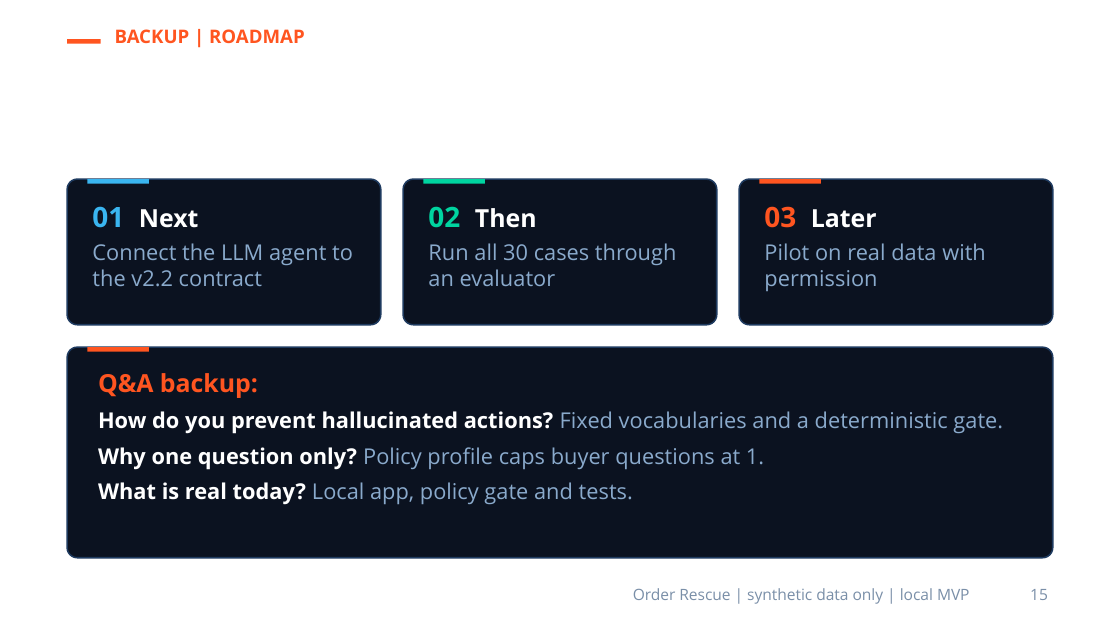
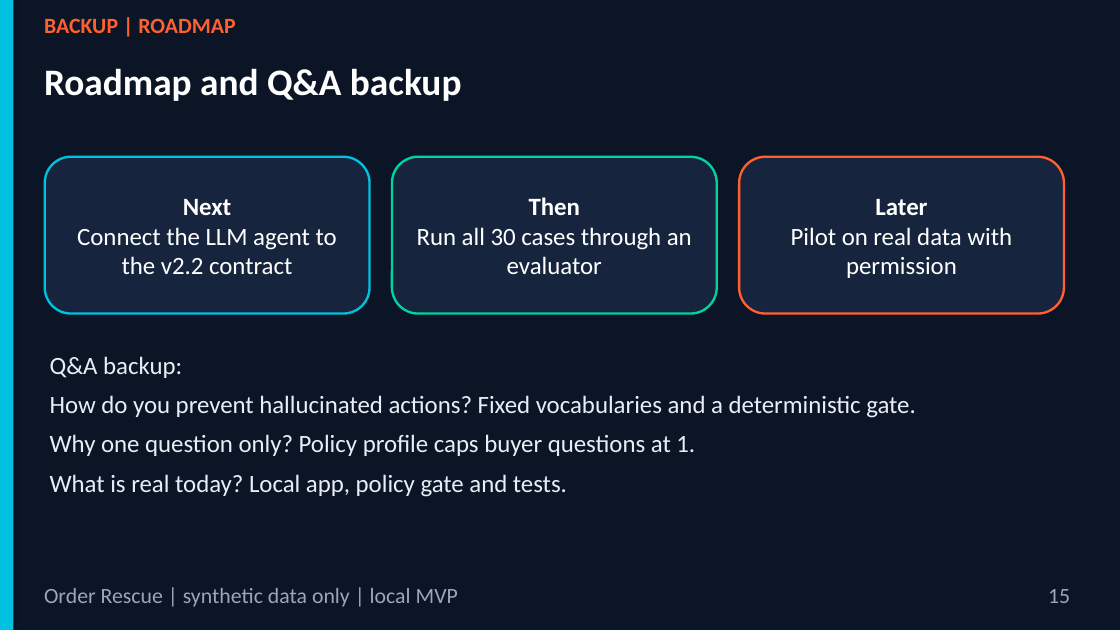
Before and after one commit to PhucNg2k/OrderResuce-Agent-Skill, a slide deck: slide 15 of docs/slides/Order_Rescue_Pitch_Deck.pptx. Drawn at 1120x630 pixels with LibreOffice and Linux fonts; fonts in the diff are those of the drawing; background and template pictures are left out. Boxes give left, top, right and bottom in pixels: in the first picture for what was removed or moved away, otherwise in the second. Text is boxed around its words. In the diff, an @@ line names an element or a change of style, - is before the commit and + after.

```diff
--- a/docs/slides/Order_Rescue_Pitch_Deck.pptx
+++ b/docs/slides/Order_Rescue_Pitch_Deck.pptx
@@ background picture (left out) to #0B1526 @@
@@ rectangle added at [0,0,13,629], fill #00C2E0 @@
@@ text "BACKUP | ROADMAP": place and size @@
-text "BACKUP | ROADMAP" at [115,29,305,43]
+text "BACKUP | ROADMAP" at [44,18,235,33]
@@ text "BACKUP | ROADMAP" at [44,18,235,33]: size 12 to 14 pt, font Open Sans to Calibri, text colour #FF5520 to #FF6030; more space between paragraphs @@
@@ text "Roadmap and Q&A backup": place and size @@
-text "Roadmap and Q&A backup" at [67,56,1008,166]
+text "Roadmap and Q&A backup" at [44,68,462,101]
@@ text "Roadmap and Q&A backup" at [44,68,462,101]: size 26 to 24 pt, font Open Sans to Calibri; more space between paragraphs @@
@@ rectangle removed at [67,39,101,44] @@
@@ rounded rectangle "Next": place and size @@
-rounded rectangle "Next" at [67,179,381,325]
+rounded rectangle "Next" at [45,157,370,314]
@@ rounded rectangle "Next" at [45,157,370,314]: vertical alignment top to middle; fill #0B1220 to #16253D; outline #1E3A5F 1 pt to #00C2E0 1.5 pt; proportions changed @@
@@ rectangle removed at [87,179,149,184] @@
@@ rounded rectangle "Then": place and size @@
-rounded rectangle "Then" at [403,179,717,325]
+rounded rectangle "Then" at [392,157,717,314]
@@ rounded rectangle "Then" at [392,157,717,314]: vertical alignment top to middle; fill #0B1220 to #16253D; outline #1E3A5F 1 pt to #00D4A0 1.5 pt; proportions changed @@
@@ rectangle removed at [423,179,485,184] @@
@@ rounded rectangle "Later": place and size @@
-rounded rectangle "Later" at [739,179,1053,325]
+rounded rectangle "Later" at [739,157,1064,314]
@@ rounded rectangle "Later" at [739,157,1064,314]: vertical alignment top to middle; fill #0B1220 to #16253D; outline #1E3A5F 1 pt to #FF6030 1.5 pt; proportions changed @@
@@ rectangle removed at [759,179,821,184] @@
@@ text in rounded rectangle at [183,199,231,215]: text changed; font Open Sans to Calibri @@
-01 Next
+Next
@@ text in rounded rectangle at [529,197,580,215]: text changed; font Open Sans to Calibri @@
-02 Then
+Then
@@ text in rounded rectangle at [875,199,927,215]: text changed; font Open Sans to Calibri @@
-03 Later
+Later
@@ text in rounded rectangle at [77,227,337,274]: size 14 to 16 pt, font Open Sans to Calibri, text colour #8AAACC to #FFFFFF in "Connect the LLM agent to the v2.2 ..."; alignment left to centre @@
@@ text in rounded rectangle at [417,227,692,274]: size 14 to 16 pt, font Open Sans to Calibri, text colour #8AAACC to #FFFFFF in "Run all 30 cases through an evaluator"; alignment left to centre @@
@@ text in rounded rectangle at [791,227,1012,278]: size 14 to 16 pt, font Open Sans to Calibri, text colour #8AAACC to #FFFFFF in "Pilot on real data with permission"; alignment left to centre @@
@@ text "Q&A backup:": place and size @@
-text "Q&A backup:" at [67,347,1053,558]
+text "Q&A backup:" at [50,356,915,497]
@@ text "Q&A backup:" at [50,356,915,497]: font Open Sans to Calibri, size 14 to 16 pt; text colour #FF5520 to #E8EEF6 in "Q&A backup:"; bold off in "Q&A backup:", "How do you prevent hallucinated actions?", "Why one question only?", "What is real today?"; text colour #FFFFFF to #E8EEF6 in "How do you prevent hallucinated actions?", "Why one question only?", "What is real today?"; text colour #8AAACC to #E8EEF6 in "Fixed vocabularies and a deterministic gate.", "Policy profile caps buyer questions at 1.", "Local app, policy gate and tests."; fill #0B1220 to none; outline #1E3A5F 1 pt to none @@
@@ rectangle removed at [87,347,149,352] @@
@@ text "Order Rescue | synthetic data ...": place and size @@
-text "Order Rescue | synthetic data ..." at [633,588,970,604]
+text "Order Rescue | synthetic data ..." at [44,588,458,607]
@@ text "Order Rescue | synthetic data ..." at [44,588,458,607]: size 10 to 14 pt, font Open Sans to Calibri, text colour #7A8FA8 to #9AA7B8; alignment right to left; more space between paragraphs @@
@@ text "15": place and size @@
-text "15" at [1030,589,1048,600]
+text "15" at [1048,589,1070,603]
@@ text "15" at [1048,589,1070,603]: size 10 to 14 pt, font Open Sans to Calibri, text colour #7A8FA8 to #9AA7B8; more space between paragraphs @@
```
Also in this commit, not shown: 14 other slides changed, 4 other files.
